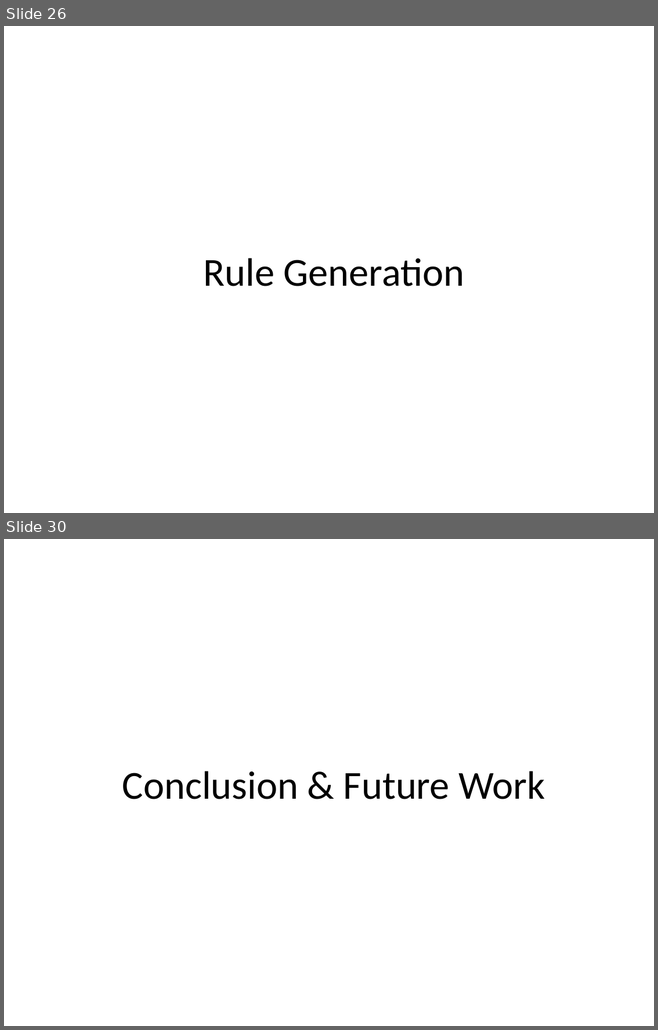
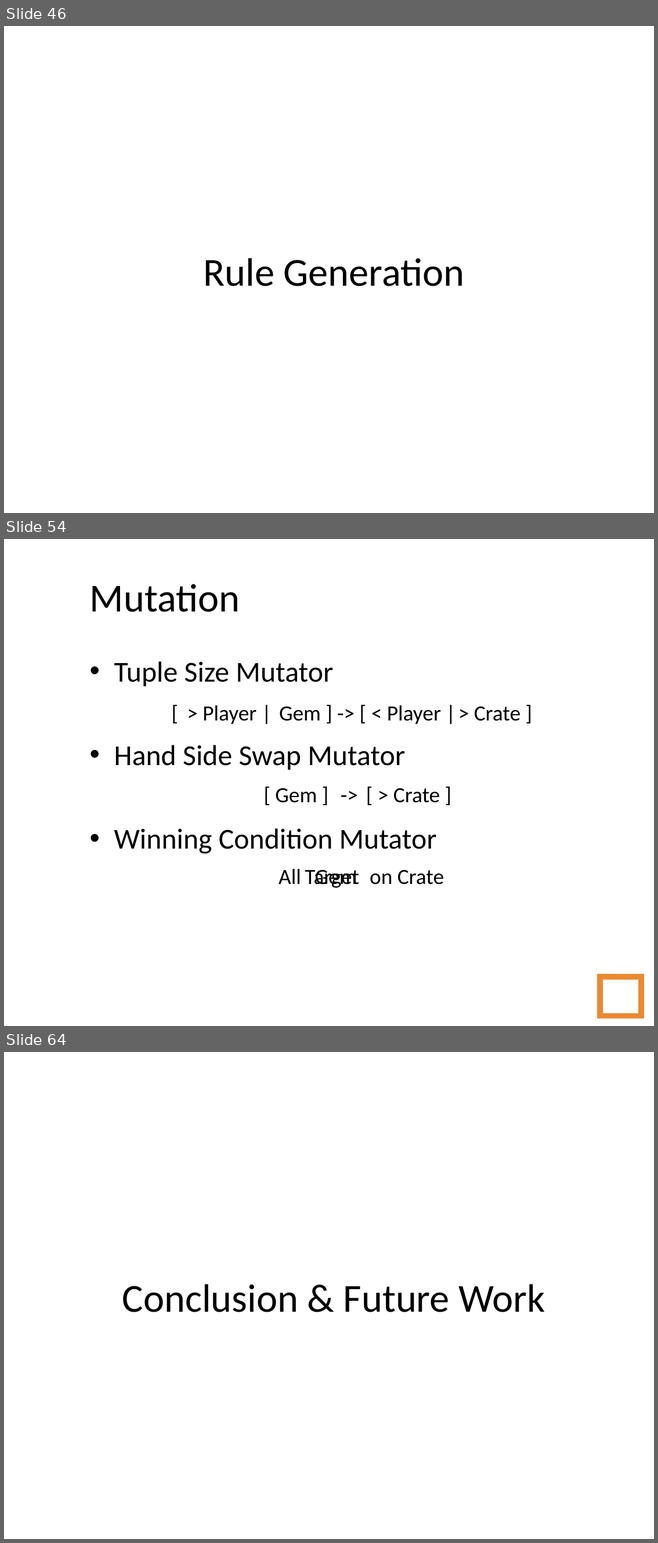
Before and after one commit to amidos2006/Automatic-Game-Script-Generation, a slide deck: Presentation/Automatic Game Script Generation.ppt. Shown one above the other, each under a label of ours: slides 26 and 30 before the commit, slides 46, 54 and 64 after it; the slides between them are not shown. The pictures are 658x1030 and 658x1543 pixels, drawn with LibreOffice and Linux fonts; fonts in the diff are those of the drawing; background and template pictures are left out. Boxes give left, top, right and bottom in pixels: in the first picture for what was removed or moved away, otherwise in the second. Text is boxed around its words. In the diff, an @@ line names an element or a change of style, - is before the commit and + after.

```diff
--- a/Presentation/Automatic Game Script Generation.ppt
+++ b/Presentation/Automatic Game Script Generation.ppt
@@ slide 54 added at (x1=4, y1=539, x2=654, y2=1026), background picture (left out) @@
@@ title added at (x1=90, y1=584, x2=240, y2=612), 44 pt, text #000000 @@
+Mutation
@@ text added at (x1=114, y1=661, x2=437, y2=854), 32 pt, text #000000 @@
+• Tuple Size Mutator
+• Hand Side Swap Mutator
+• Winning Condition Mutator
@@ text added at (x1=165, y1=696, x2=184, y2=728), 24 pt, text #000000 @@
+[
@@ text added at (x1=202, y1=705, x2=256, y2=724), 24 pt, text #000000 @@
+> Player |
@@ text added at (x1=279, y1=706, x2=321, y2=721), 24 pt, text #000000 @@
+Gem ] -> [
@@ text added at (x1=387, y1=705, x2=441, y2=724), 24 pt, text #000000 @@
+< Player |
@@ text added at (x1=474, y1=706, x2=520, y2=721), 24 pt, text #000000 @@
+> Crate ]
@@ text added at (x1=334, y1=777, x2=365, y2=810), 24 pt, text #000000 @@
+->
@@ text added at (x1=275, y1=788, x2=317, y2=803), 24 pt, text #000000 @@
+[ Gem ]
@@ text added at (x1=393, y1=788, x2=440, y2=803), 24 pt, text #000000 @@
+[ > Crate ]
@@ text added at (x1=278, y1=869, x2=444, y2=885), 24 pt, text #000000 @@
+All on Crate
@@ text added at (x1=304, y1=870, x2=359, y2=888), 24 pt, text #000000 @@
+Target
@@ text added at (x1=315, y1=870, x2=357, y2=888), 24 pt, text #000000 @@
+Gem
@@ page number added at (x1=600, y1=977, x2=641, y2=1016), outline #EB8931 6.01 pt, 14 pt, text #FFFFFF @@
+54
@@ what was slide 26 is now slide 46 @@
@@ what was slide 30 is now slide 64 @@
```
Also in this commit, not shown: 23 slides changed, 36 other slides added, 3 slides removed, 27 other files.
